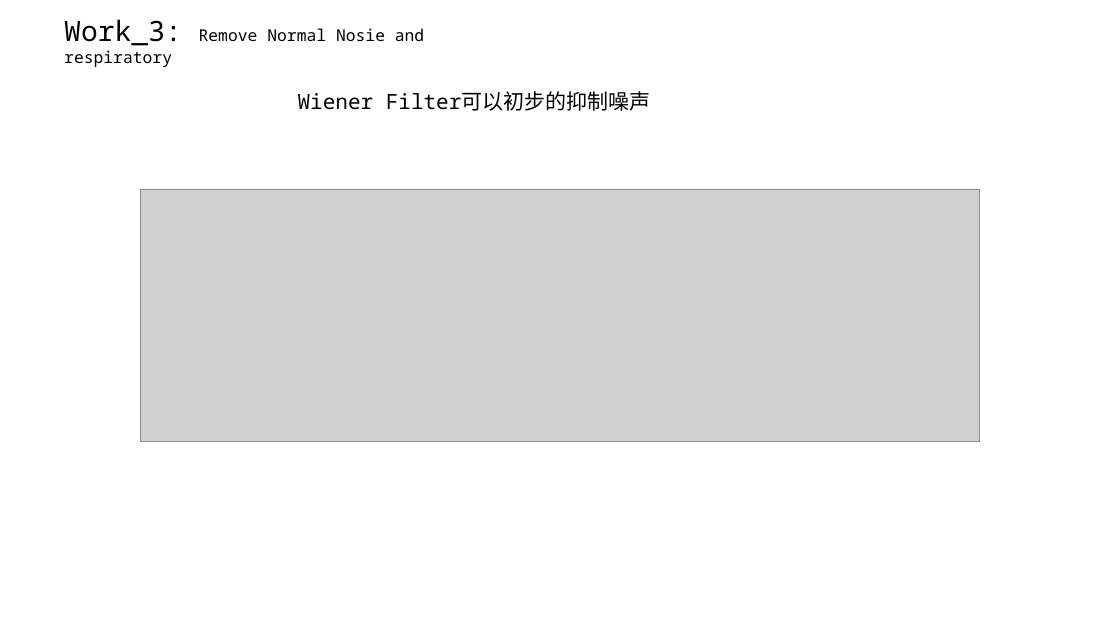
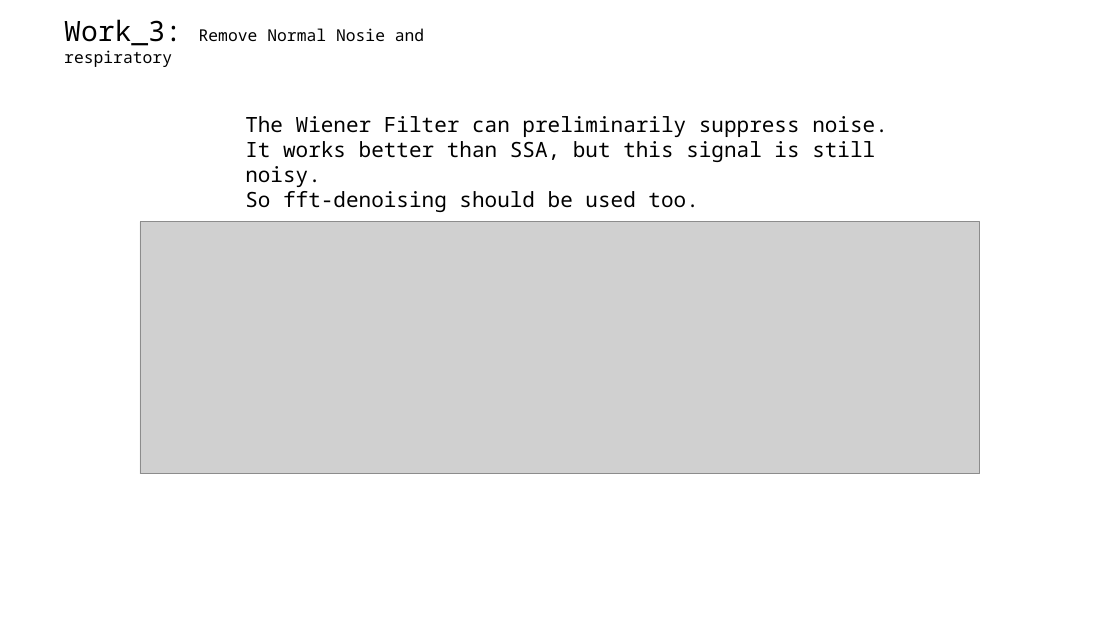
Before and after one commit to A-Big-Tortoise/Presentation, a slide deck: slide 13 of Presentation_911_JiayuChen.pptx (slide 11 before the commit). Drawn at 1120x630 pixels with LibreOffice and Linux fonts; fonts in the diff are those of the drawing; grey boxes stand for pictures. Boxes give left, top, right and bottom in pixels: in the first picture for what was removed or moved away, otherwise in the second. Text is boxed around its words. In the diff, an @@ line names an element or a change of style, - is before the commit and + after.

```diff
--- a/Presentation_911_JiayuChen.pptx
+++ b/Presentation_911_JiayuChen.pptx
@@ text at [245, 116, 888, 212]: text changed @@
-Wiener Filter可以初步的抑制噪声
+The Wiener Filter can preliminarily suppress noise.
+It works better than SSA, but this signal is still noisy.
+So fft-denoising should be used too.
@@ picture: place and size @@
-picture at [140, 189, 981, 441]
+picture at [140, 222, 981, 474]
```
Also in this commit, not shown: 8 other slides changed, 4 slides added, 3 slides removed.
